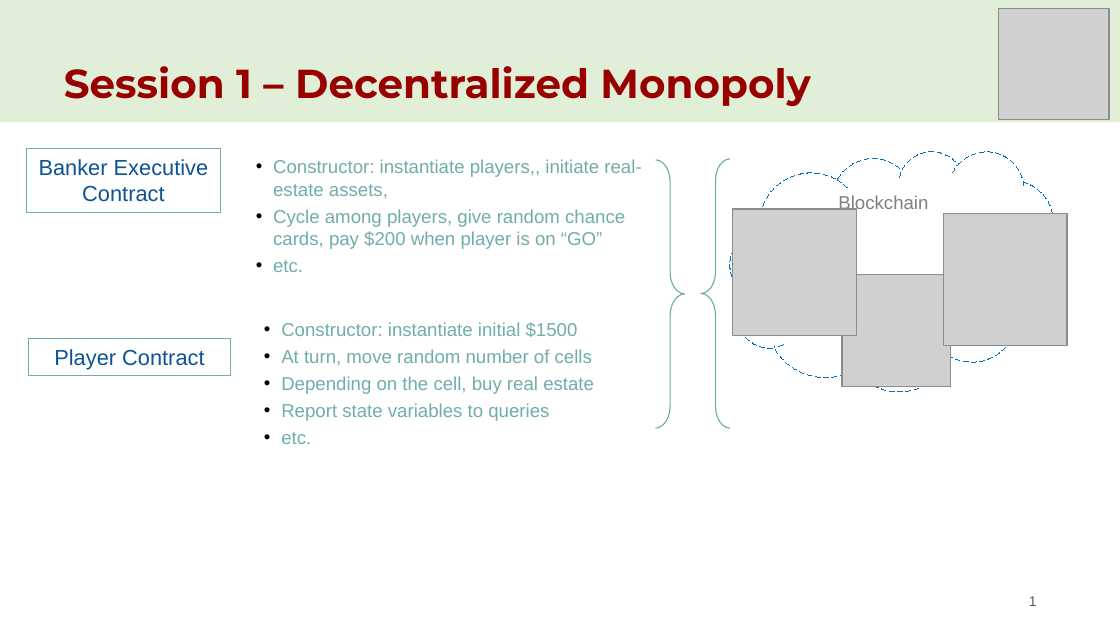
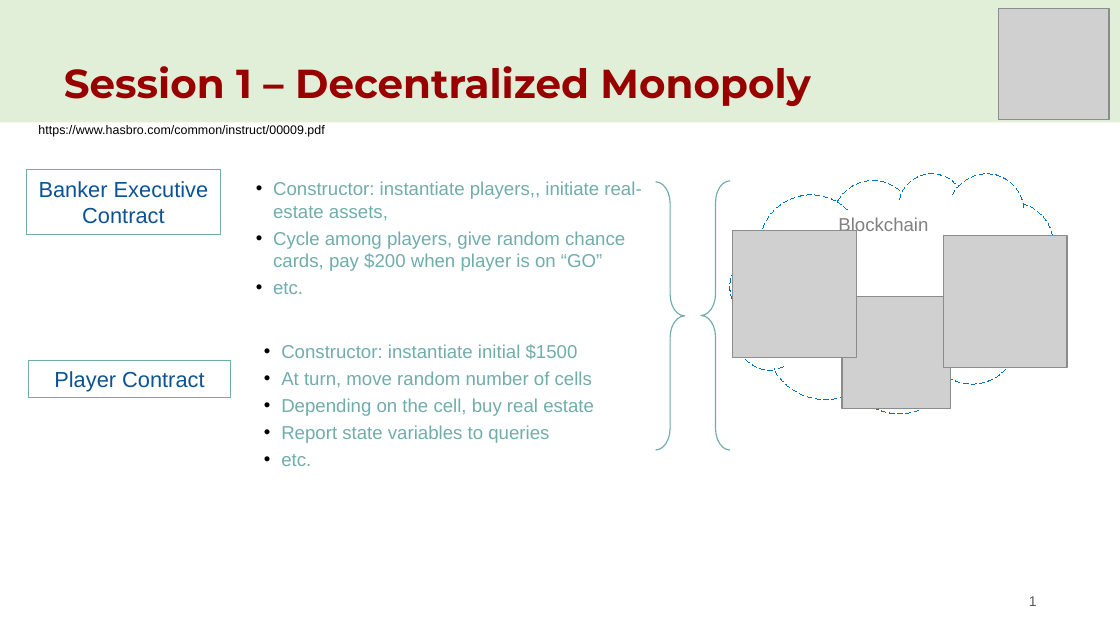
Before and after one commit to kvutien/Project-ETHDenver-bootcamp, a slide deck: slide 1 of session_1/20221018 ETH Denver S1 homework.pptx. Drawn at 1120x630 pixels with LibreOffice and Linux fonts; fonts in the diff are those of the drawing; grey boxes stand for pictures. Boxes give left, top, right and bottom in pixels: in the first picture for what was removed or moved away, otherwise in the second. Text is boxed around its words. In the diff, an @@ line names an element or a change of style, - is before the commit and + after.

```diff
--- a/session_1/20221018 ETH Denver S1 homework.pptx
+++ b/session_1/20221018 ETH Denver S1 homework.pptx
@@ text added at (38, 125, 324, 137), 8 pt, text #000000 @@
+https://www.hasbro.com/common/instruct/00009.pdf
@@ 3 pictures, 2 texts, 2 right braces, 1 cloud, 1 rectangle: place and size @@
-3 pictures, 2 texts, 2 right braces, 1 cloud, 1 rectangle at (27, 148, 1067, 444)
+3 pictures, 2 texts, 2 right braces, 1 cloud, 1 rectangle at (27, 170, 1067, 466)
@@ rectangle "Player Contract": place and size @@
-rectangle "Player Contract" at (28, 338, 231, 376)
+rectangle "Player Contract" at (28, 361, 231, 399)
```
Also in this commit, not shown: 1 other file.
